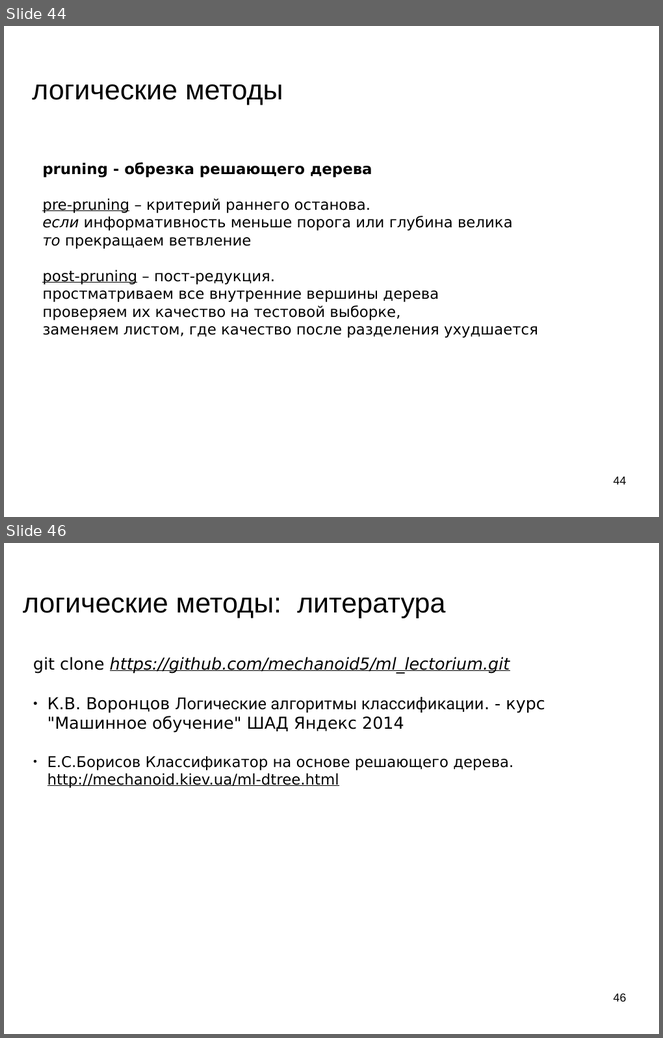
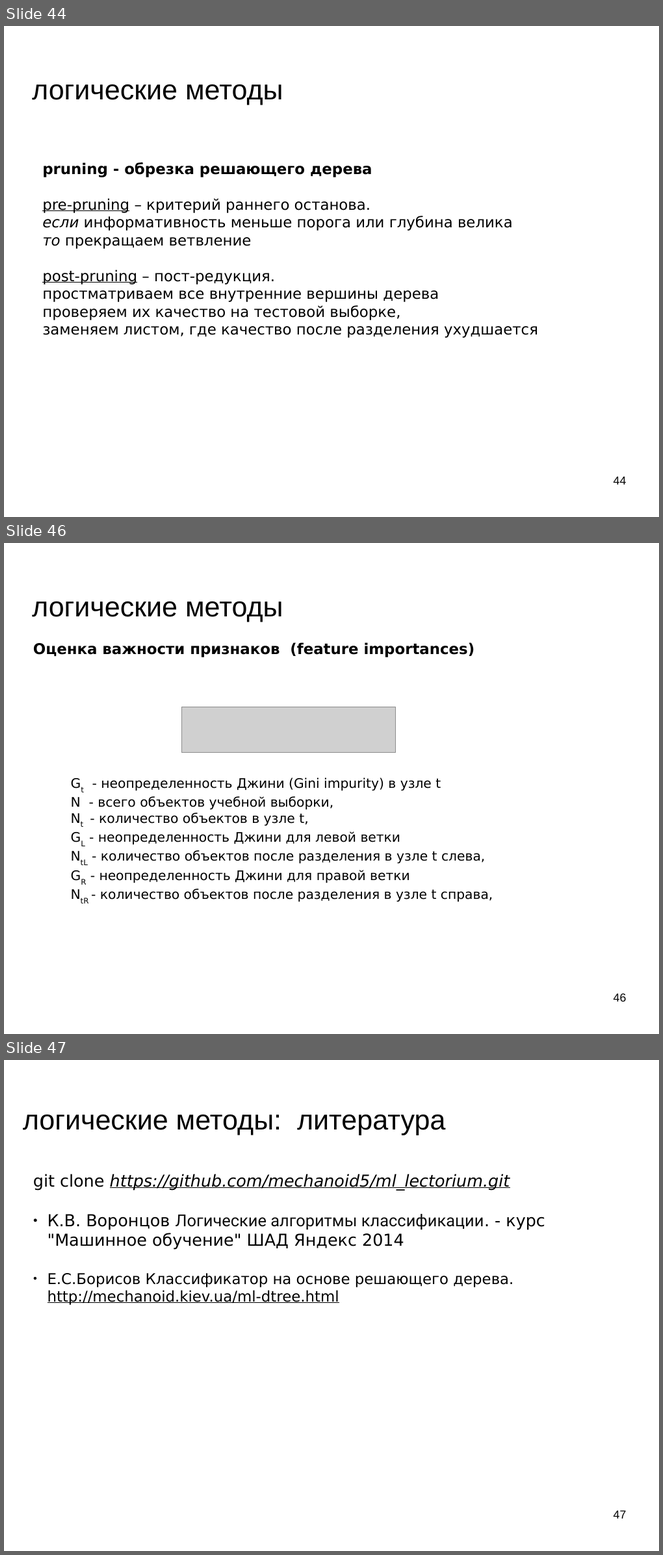
Before and after one commit to mechanoid5/ml_lectorium_legacy, a slide deck: 08-logical.odp. Shown one above the other, each under a label of ours: slides 44 and 46 before the commit, slides 44, 46 and 47 after it; the slides between them are not shown. The pictures are 663x1038 and 663x1555 pixels, drawn with LibreOffice and Linux fonts; fonts in the diff are those of the drawing; grey boxes stand for pictures; background and template pictures are left out. Boxes give left, top, right and bottom in pixels: in the first picture for what was removed or moved away, otherwise in the second. Text is boxed around its words. In the diff, an @@ line names an element or a change of style, - is before the commit and + after.

```diff
--- a/08-logical.odp
+++ b/08-logical.odp
@@ slide 46 added at [4, 543, 659, 1034], background picture (left out) @@
@@ title added at [32, 601, 283, 622], 33.9 pt, text #000000 @@
+логические методы
@@ text added at [33, 642, 475, 657], 18 pt, text #000000, bold @@
+Оценка важности признаков (feature importances)
@@ picture added at [181, 707, 396, 753] @@
@@ text added at [71, 778, 493, 902], 16 pt, text #000000 @@
+Gt - неопределенность Джини (Gini impurity) в узле t
+N - всего объектов учебной выборки,
+Nt - количество объектов в узле t,
+GL - неопределенность Джини для левой ветки
+NtL - количество объектов после разделения в узле t слева,
+GR - неопределенность Джини для правой ветки
+NtR - количество объектов после разделения в узле t справа,
@@ page number added at [614, 993, 627, 1002], 14 pt, text #000000 @@
+46
@@ what was slide 46 is now slide 47 @@
@@ page number at [614, 1510, 627, 1519]: text changed @@
-46
+47
```
Also in this commit, not shown: 7 slides changed, 1 other slide added, 1 slide removed, 4 other files.
